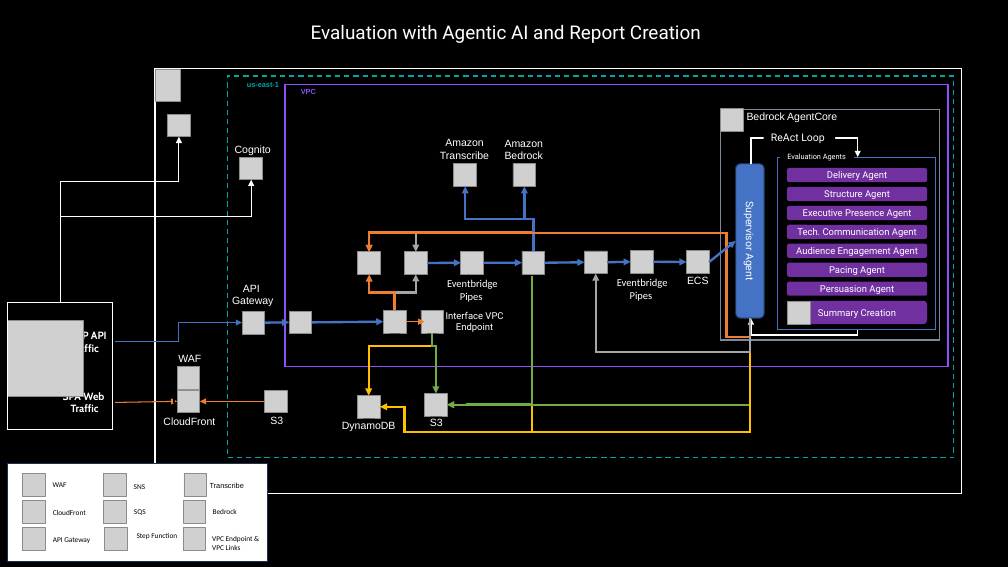
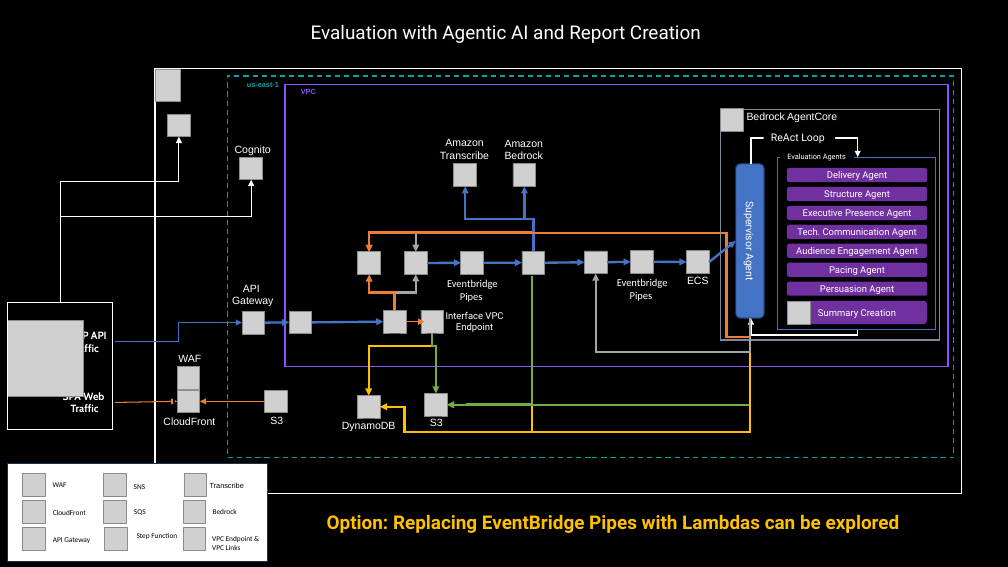
Before and after one commit to michaelgeiser/kiro-agentcore-app, a slide deck: slide 22 of documentation/AI Presentation Coach.pptx. Drawn at 1008x567 pixels with LibreOffice and Linux fonts; fonts in the diff are those of the drawing; grey boxes stand for pictures; background and template pictures are left out. Boxes give left, top, right and bottom in pixels: in the first picture for what was removed or moved away, otherwise in the second. Text is boxed around its words. In the diff, an @@ line names an element or a change of style, - is before the commit and + after.

```diff
--- a/documentation/AI Presentation Coach.pptx
+++ b/documentation/AI Presentation Coach.pptx
@@ text added at <box>327,514,900,533</box>, 18 pt, text #FFC000, bold @@
+Option: Replacing EventBridge Pipes with Lambdas can be explored
```
Also in this commit, not shown: 4 other slides changed, 2 other files.
